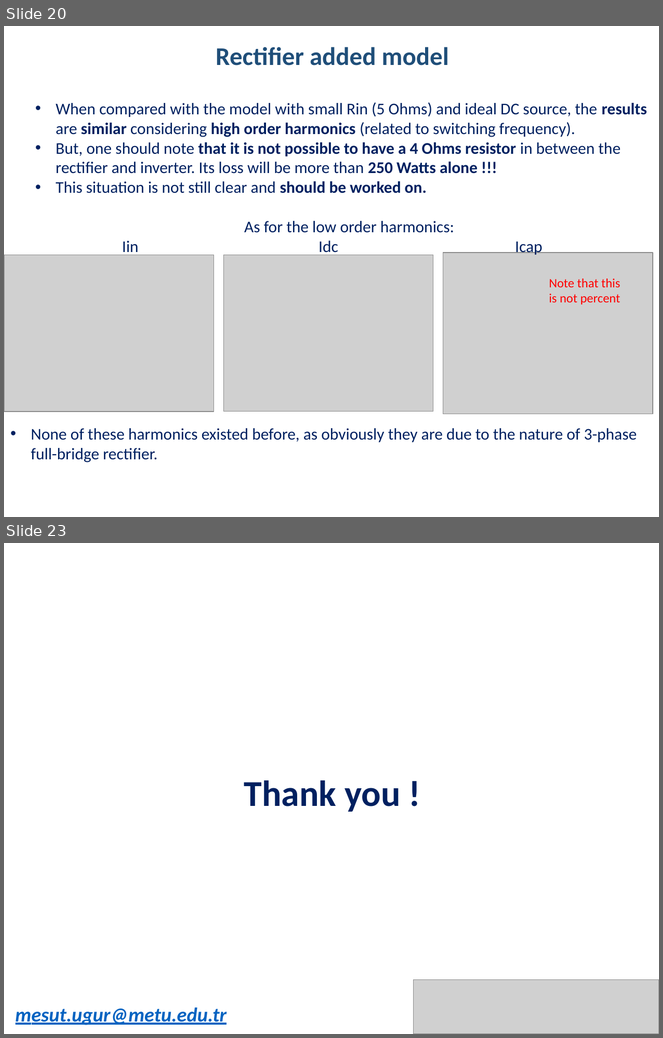
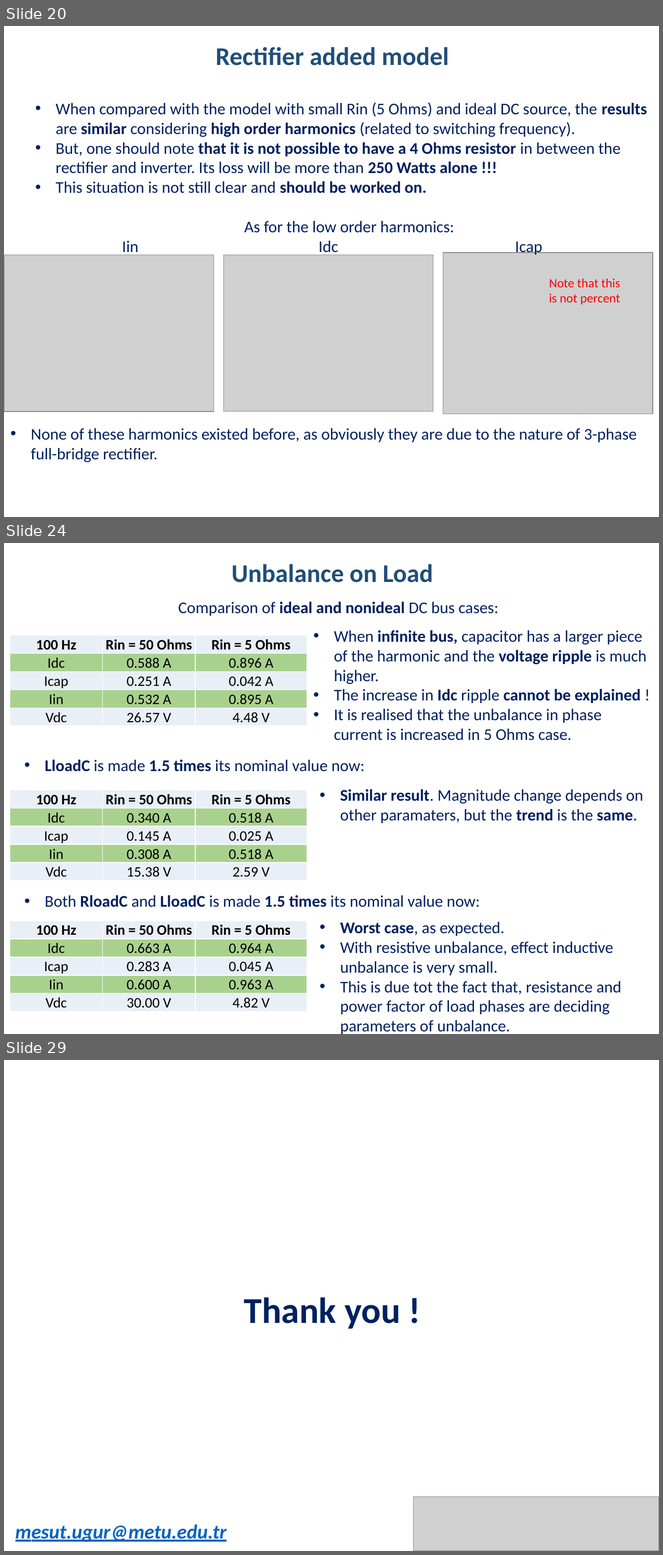
Before and after one commit to hakanpolat/IMMD, a slide deck: Simulation/dcbusmodelwrapup/immd_dcbusmodelwrapup.pptx. Shown one above the other, each under a label of ours: slides 20 and 23 before the commit, slides 20, 24 and 29 after it; the slides between them are not shown. The pictures are 663x1038 and 663x1555 pixels, drawn with LibreOffice and Linux fonts; fonts in the diff are those of the drawing; grey boxes stand for pictures. Boxes give left, top, right and bottom in pixels: in the first picture for what was removed or moved away, otherwise in the second. Text is boxed around its words. In the diff, an @@ line names an element or a change of style, - is before the commit and + after.

Commit message:
Tek modülde load unbalance olması durumu incelendi. Yavaş yavaş seri-paralel ve interleaving senaryolarına geçilecek.

```diff
--- a/Simulation/dcbusmodelwrapup/immd_dcbusmodelwrapup.pptx
+++ b/Simulation/dcbusmodelwrapup/immd_dcbusmodelwrapup.pptx
@@ slide 24 added at [4, 543, 659, 1034], background #FFFFFF @@
@@ text added at [232, 564, 434, 583], 28 pt, text #1F4E79, bold @@
+Unbalance on Load
@@ text added at [178, 602, 499, 616], 18 pt, text #002060 @@
+Comparison of ideal and nonideal DC bus cases:
@@ table added at [10, 636, 307, 727], 5 rows, 3 columns @@
+100 Hz | Rin = 50 Ohms | Rin = 5 Ohms
+Idc | 0.588 A | 0.896 A
+Icap | 0.251 A | 0.042 A
+Iin | 0.532 A | 0.895 A
+Vdc | 26.57 V | 4.48 V
@@ text added at [334, 630, 647, 741], 18 pt, text #002060 @@
+• When infinite bus, capacitor has a larger piece of the harmonic and the voltage ripple is much higher.
+• The increase in Idc ripple cannot be explained !
+• It is realised that the unbalance in phase current is increased in 5 Ohms case.
@@ text added at [45, 760, 365, 772], 18 pt, text #002060 @@
+• LloadC is made 1.5 times its nominal value now:
@@ table added at [10, 790, 307, 881], 5 rows, 3 columns @@
+100 Hz | Rin = 50 Ohms | Rin = 5 Ohms
+Idc | 0.340 A | 0.518 A
+Icap | 0.145 A | 0.025 A
+Iin | 0.308 A | 0.518 A
+Vdc | 15.38 V | 2.59 V
@@ text added at [340, 789, 644, 823], 18 pt, text #002060 @@
+• Similar result. Magnitude change depends on other paramaters, but the trend is the same.
@@ text added at [45, 896, 480, 908], 18 pt, text #002060 @@
+• Both RloadC and LloadC is made 1.5 times its nominal value now:
@@ table added at [10, 921, 307, 1012], 5 rows, 3 columns @@
+100 Hz | Rin = 50 Ohms | Rin = 5 Ohms
+Idc | 0.663 A | 0.964 A
+Icap | 0.283 A | 0.045 A
+Iin | 0.600 A | 0.963 A
+Vdc | 30.00 V | 4.82 V
@@ text added at [340, 922, 622, 1034], 18 pt, text #002060 @@
+• Worst case, as expected.
+• With resistive unbalance, effect inductive unbalance is very small.
+• This is due tot the fact that, resistance and power factor of load phases are deciding parameters of unbalance.
@@ what was slide 23 is now slide 29 @@
```
Also in this commit, not shown: 1 slide changed, 6 other slides added, 1 slide removed, 5 other files.
